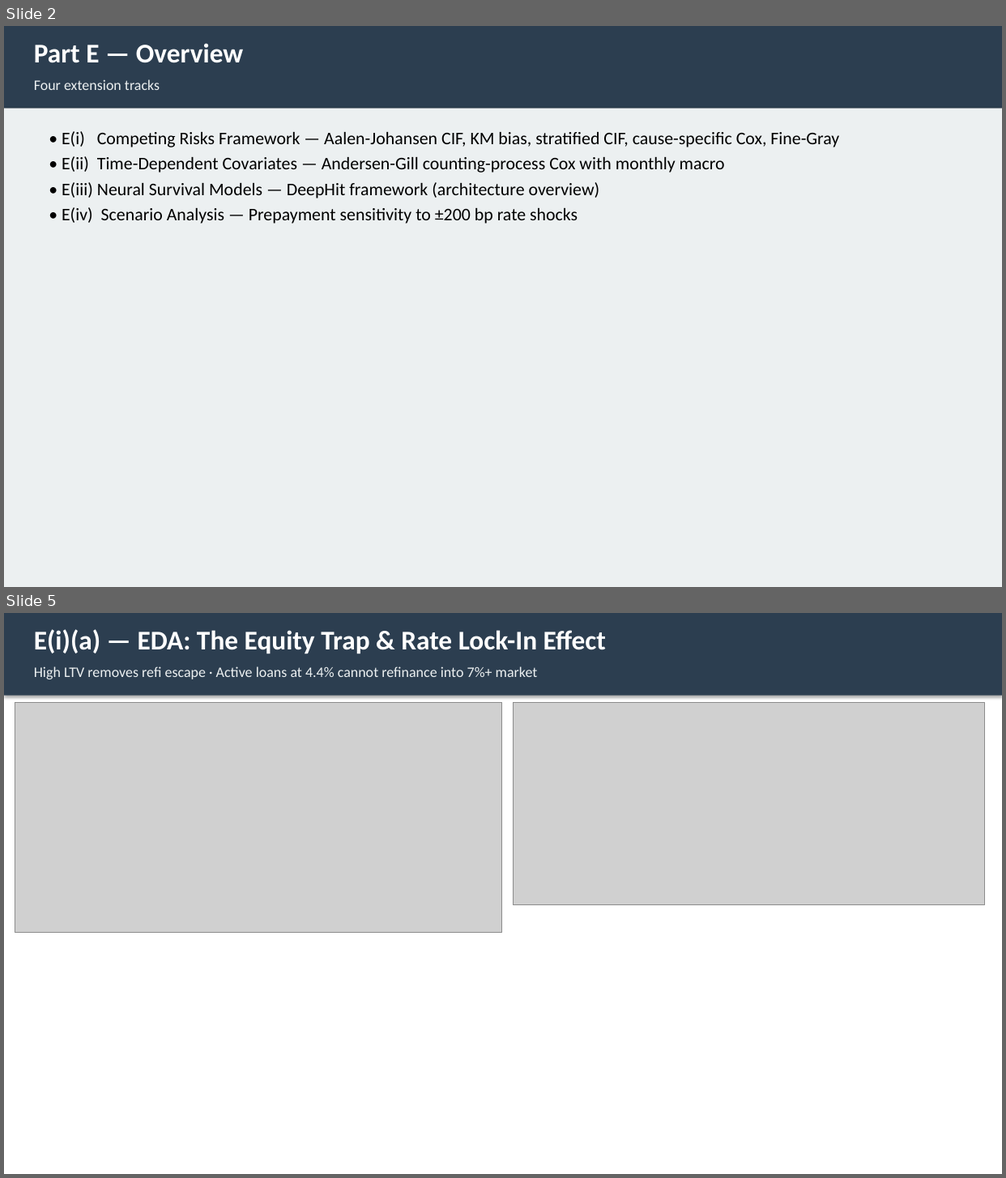
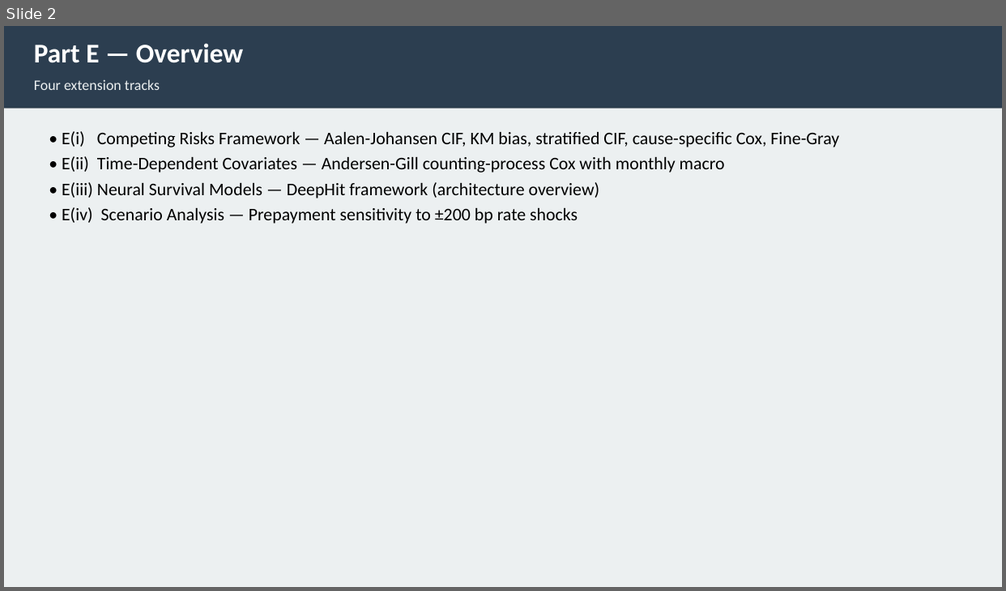
Before and after one commit to liny-r/IR-C-Assignment3, a slide deck: processed/PartE_Presentation.pptx. Shown one above the other, each under a label of ours: slides 2 and 5 before the commit, slide 2 after it; the slides between them are not shown. The pictures are 1006x1178 and 1006x591 pixels, drawn with LibreOffice and Linux fonts; fonts in the diff are those of the drawing; grey boxes stand for pictures. Boxes give left, top, right and bottom in pixels: in the first picture for what was removed or moved away, otherwise in the second. Text is boxed around its words. In the diff, an @@ line names an element or a change of style, - is before the commit and + after.

```diff
--- a/processed/PartE_Presentation.pptx
+++ b/processed/PartE_Presentation.pptx
@@ slide 5 removed at (x1=4, y1=613, x2=1002, y2=1174), background #FFFFFF @@
@@ rectangle removed at (x1=4, y1=613, x2=1002, y2=696) @@
@@ text removed at (x1=34, y1=629, x2=606, y2=654) @@
-E(i)(a) — EDA: The Equity Trap & Rate Lock-In Effect
@@ text removed at (x1=34, y1=666, x2=538, y2=679) @@
-High LTV removes refi escape · Active loans at 4.4% cannot refinance into 7%+ market
@@ picture removed at (x1=15, y1=703, x2=502, y2=933) @@
@@ picture removed at (x1=513, y1=703, x2=985, y2=905) @@
```
Also in this commit, not shown: 1 slide changed, 3 slides added, 3 other slides removed, 7 other files.
